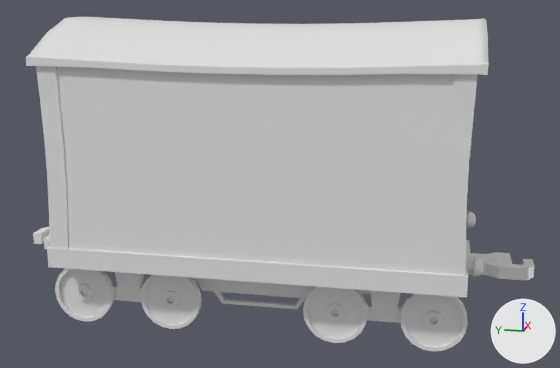
The FBX model Plat/Assets/Visuals/3D Assets/Models/Environment/Wagon/SM_Wagon.fbx, before and after one commit.
One viewpoint serves both versions: a 50 mm camera at (-7.58, -1.62, 3.23) aimed at (-0.01, -0.11, 1.34). Lighting does not change. The marker at lower right points along +X, +Y and +Z. Where no turn or scale is listed for an object, it has been applied to the vertices.

Objects in the first picture: 'SM_Wagon_Hull', 'Wheel_Back_Left', 'Wheel_Back_MidLeft', 'Wheel_Back_MidRight', 'Wheel_Back_Right'.
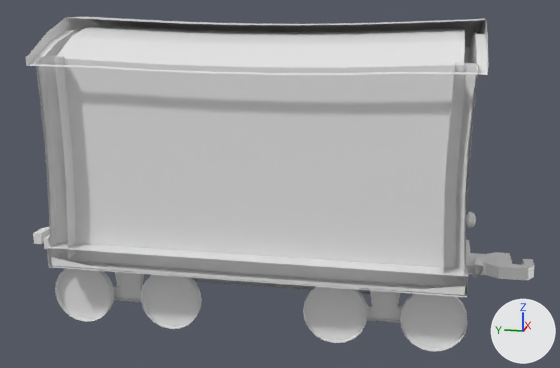
Changed parts and their boxes (x1, y1, x2, y2) in the pictures (560 x 368 px):
part 1 of me_cube_001, deleted
    before: (214, 292, 306, 309)
part 2 of me_cube_001, deleted
    before: (196, 278, 315, 298)
part 3 of me_cube_001, deleted
    before: (25, 18, 489, 294)

The change, as a list of edits to the scene's bpy script:
```text
Change me_cube_001:
    used by ob_sm_wagon_hull; location = (0.0, 0.0, 0.0)
    remove me_cube_001.from_pydata(...)  # 1167 vertices, 1068 faces; spans x -1.05..1.06, y -2.65..2.66, z 0.2..3.0
    add me_cube_001.from_pydata(...)  # 1042 vertices, 879 faces; spans x -1.05..1.06, y -2.65..2.66, z 0.2..3.0
    me_cube_001 part 1: the loose piece of 20 vertices spanning x -0.52..-0.48, y -0.49..0.49, z 0.2..0.37 is deleted
    me_cube_001 part 2: the loose piece of 12 vertices spanning x -0.54..-0.46, y -0.77..0.77, z 0.33..0.68 is deleted
    me_cube_001 part 3: 92 vertices removed from x -1.05..0.02, y -2.1..2.1, z 0.63..2.87
```
